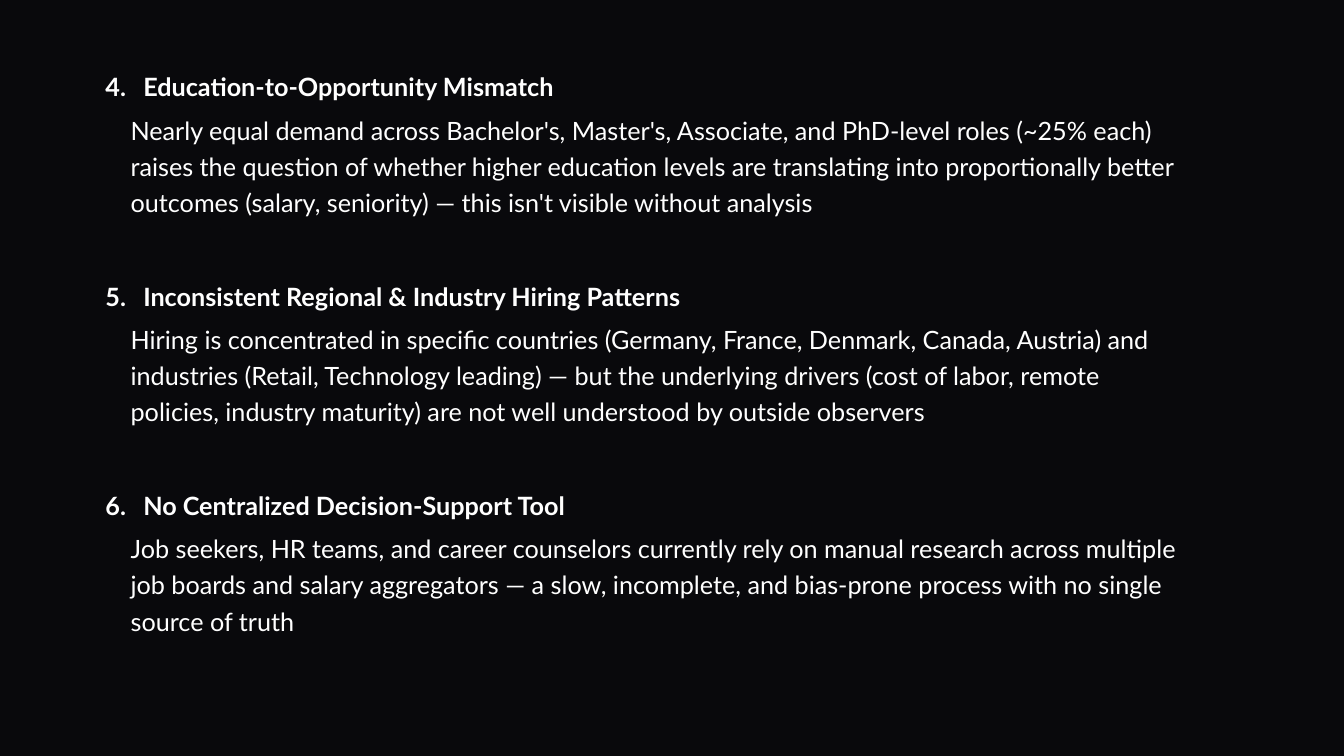
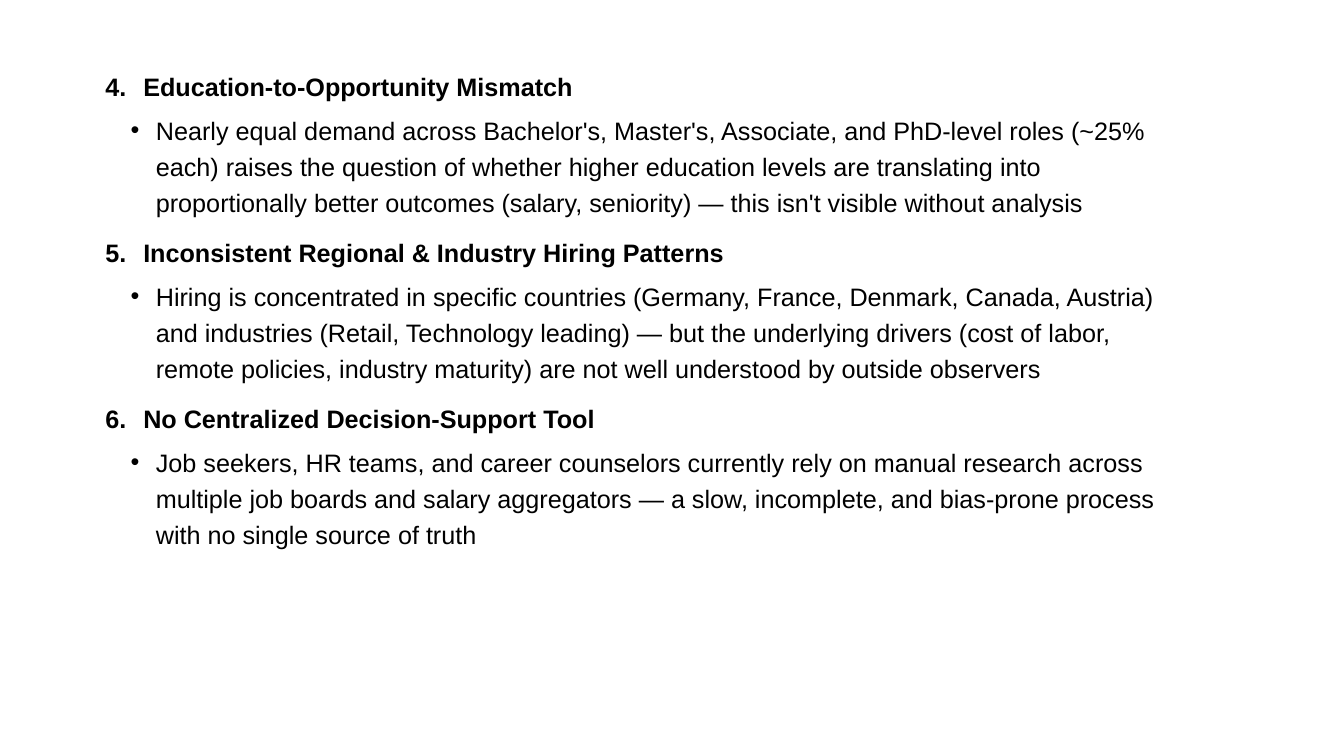
Before and after one commit to AkshitGajera/AF05148719-GajeraAkshit-AIJobPostingAnalytics-Insights, a slide deck: slide 4 of AI Job Posting Analytics & Insights.pptx. Drawn at 1344x756 pixels with LibreOffice and Linux fonts; fonts in the diff are those of the drawing. Boxes give left, top, right and bottom in pixels: in the first picture for what was removed or moved away, otherwise in the second. Text is boxed around its words. In the diff, an @@ line names an element or a change of style, - is before the commit and + after.

```diff
--- a/AI Job Posting Analytics & Insights.pptx
+++ b/AI Job Posting Analytics & Insights.pptx
@@ background #09090C to #FFFFFF @@
@@ text "Education-to-Opportunity Mismatch" at bbox=[143, 77, 1154, 550]: font Lato to Arial, text colour #FFFFFF to #000000; bullet none to • @@
```
Also in this commit, not shown: 3 other slides changed.
